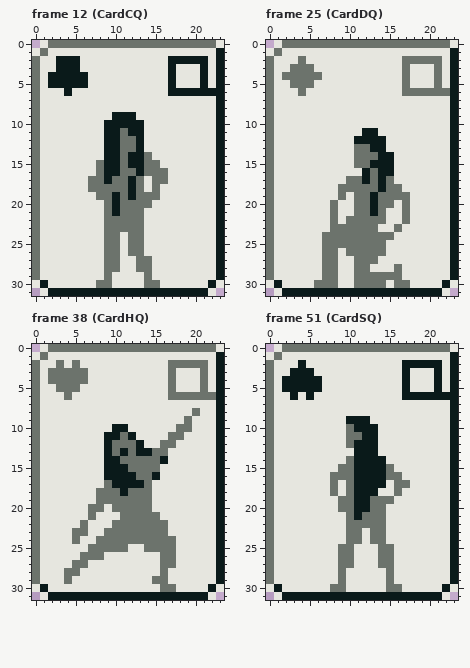
File history of a pixel-art file, assets/atlas/card.aseprite. That is the earlier state.
24x32 pixels, 61 frames. Shown: frame 12 (CardCQ), frame 25 (CardDQ), frame 38 (CardHQ), frame 51 (CardSQ). The commit also changed other frames, which this record leaves out.
After:
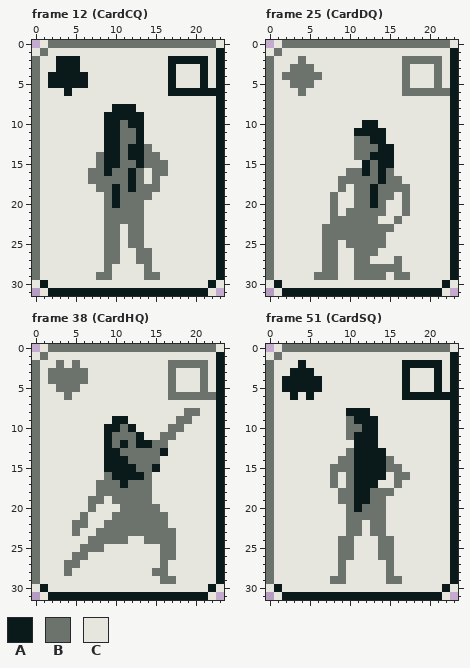
Palette (. is transparent): A #0a1a1a  B #6c736c  C #e6e6df
Change:
--- frame 12 (CardCQ), layer "face"
@@ x 5..18 @@
  7 CCCCCCCCCCCCCC
- 8 CCCCCCCCCCCCCC
- 9 CCCCCAAACCCCCC
-10 CCCCAAAAACCCCC
-11 CCCCAABAACCCCC
+ 8 CCCCCAAACCCCCC
+ 9 CCCCAAAAACCCCC
+10 CCCCAABAACCCCC
+11 CCCCAABBACCCCC
 12 CCCCAABBACCCCC
-13 CCCCAABBACCCCC
-14 CCCCAABAABCCCC
-15 CCCBAABAABBCCC
-16 CCCBAABBABBBCC
-17 CCBBABBABCBBCC
-18 CCBBBBBABCBCCC
-19 CCCBBABABBBCCC
-20 CCCCBABBBBCCCC
-21 CCCCBABBBCCCCC
+13 CCCCAABAABCCCC
+14 CCCBAABAABBCCC
+15 CCCBAABBABBBCC
+16 CCBBABBABCBBCC
+17 CCBBBBBABCBCCC
+18 CCCBBABABBBCCC
+19 CCCCBABBBBCCCC
+20 CCCCBABBBCCCCC
+21 CCCCBBBBBCCCCC
 22 CCCCBBBBBCCCCC
-23 CCCCBBBBBCCCCC
+23 CCCCBBCBBCCCCC
 24 CCCCBBCBBCCCCC
 25 CCCCBBCBBCCCCC
-26 CCCCBBCBBCCCCC
+26 CCCCBBCCBBCCCC
 27 CCCCBBCCBBCCCC
-28 CCCCBBCCBBCCCC
-29 CCCCBCCCCBCCCC
-30 CCCBBCCCCBBCCC
+28 CCCCBCCCCBCCCC
+29 CCCBBCCCCBBCCC
+30 CCCCCCCCCCCCCC
 31 AAAAAAAAAAAAAA
--- frame 25 (CardDQ), layer "face"
@@ x 4..19 @@
  9 CCCCCCCCCCCCCCCC
-10 CCCCCCCCCCCCCCCC
-11 CCCCCCCCAACCCCCC
-12 CCCCCCCAAAACCCCC
-13 CCCCCCCBBAACCCCC
-14 CCCCCCCBBBAACCCC
-15 CCCCCCCBBAAACCCC
-16 CCCCCCCCABAACCCC
-17 CCCCCCBBABABCCCC
-18 CCCCCBBBBBABBCCC
-19 CCCCCBCBBABBBBCC
-20 CCCCBCCBBABBCBCC
-21 CCCCBCCBBABCCBCC
-22 CCCCBCBBBBBCCBCC
-23 CCCCBBBBBBCCBCCC
-24 CCCBBBBBBBBBCCCC
-25 CCCBBBBBBBBCCCCC
-26 CCCBBCBBBBBCCCCC
-27 CCCBBCCBBBCCCCCC
-28 CCCBBCCBBCCCBCCC
-29 CCCBBCCBBBBBBCCC
-30 CCBBBCCBBBBCBBCC
+10 CCCCCCCCAACCCCCC
+11 CCCCCCCAAAACCCCC
+12 CCCCCCCBBAACCCCC
+13 CCCCCCCBBBAACCCC
+14 CCCCCCCBBAAACCCC
+15 CCCCCCCCABAACCCC
+16 CCCCCCBBABABCCCC
+17 CCCCCBBBBBABBCCC
+18 CCCCCBCBBABBBBCC
+19 CCCCBCCBBABBCBCC
+20 CCCCBCCBBABCCBCC
+21 CCCCBCBBBBBCCBCC
+22 CCCCBBBBBBCCBCCC
+23 CCCBBBBBBBBBCCCC
+24 CCCBBBBBBBBCCCCC
+25 CCCBBCBBBBBCCCCC
+26 CCCBBCCBBBCCCCCC
+27 CCCBBCCBBCCCBCCC
+28 CCCBBCCBBBBBBCCC
+29 CCBBBCCBBBBCBBCC
+30 CCCCCCCCCCCCCCCC
 31 AAAAAAAAAAAAAAAA
--- frame 38 (CardHQ), layer "face"
@@ x 0..23 @@
  7 BCCCCCCCCCCCCCCCCCCCCCCA
- 8 BCCCCCCCCCCCCCCCCCCCBCCA
- 9 BCCCCCCCCCCCCCCCCCCBCCCA
-10 BCCCCCCCCCAACCCCCCBBCCCA
-11 BCCCCCCCCAABACCCCBBCCCCA
-12 BCCCCCCCCABBBACCBBCCCCCA
-13 BCCCCCCCCABABAABBCCCCCCA
-14 BCCCCCCCCAABBBBBACCCCCCA
-15 BCCCCCCCCAAABBBBCCCCCCCA
-16 BCCCCCCCCAAAABBACCCCCCCA
-17 BCCCCCCCCBAAAABCCCCCCCCA
-18 BCCCCCCCBBBABBBCCCCCCCCA
-19 BCCCCCCCBBBBBBBCCCCCCCCA
-20 BCCCCCCBBCBBBBBCCCCCCCCA
-21 BCCCCCCBCCCBBBBBCCCCCCCA
-22 BCCCCCBCCCBBBBBBBCCCCCCA
-23 BCCCCBBCCBBBBBBBBCCCCCCA
-24 BCCCCBCCBBBBBBBBBBCCCCCA
-25 BCCCCCCBBBBBCCBBBBCCCCCA
-26 BCCCCCBBBCCCCCCCBBCCCCCA
-27 BCCCCBBCCCCCCCCCBBCCCCCA
-28 BCCCBBCCCCCCCCCCBCCCCCCA
-29 BCCCBCCCCCCCCCCBBCCCCCCA
-30 CACCCCCCCCCCCCCCBBCCCCAC
+ 8 BCCCCCCCCCCCCCCCCCCBBCCA
+ 9 BCCCCCCCCCAACCCCCCBBCCCA
+10 BCCCCCCCCAABACCCCBBCCCCA
+11 BCCCCCCCCABBBACCBBCCCCCA
+12 BCCCCCCCCABABAABBCCCCCCA
+13 BCCCCCCCCAABBBBBACCCCCCA
+14 BCCCCCCCCAAABBBBCCCCCCCA
+15 BCCCCCCCCAAAABBACCCCCCCA
+16 BCCCCCCCCBAAAABCCCCCCCCA
+17 BCCCCCCCBBBABBBCCCCCCCCA
+18 BCCCCCCCBBBBBBBCCCCCCCCA
+19 BCCCCCCBBCBBBBBCCCCCCCCA
+20 BCCCCCCBCCCBBBBBCCCCCCCA
+21 BCCCCCBCCCBBBBBBBCCCCCCA
+22 BCCCCBBCCBBBBBBBBCCCCCCA
+23 BCCCCBCCBBBBBBBBBBCCCCCA
+24 BCCCCCCBBBBBCCBBBBCCCCCA
+25 BCCCCCBBBCCCCCCCBBCCCCCA
+26 BCCCCBBCCCCCCCCCBBCCCCCA
+27 BCCCBBCCCCCCCCCCBCCCCCCA
+28 BCCCBCCCCCCCCCCBBCCCCCCA
+29 BCCCCCCCCCCCCCCCBBCCCCCA
+30 CACCCCCCCCCCCCCCCCCCCCAC
 31 .CAAAAAAAAAAAAAAAAAAAAC.
--- frame 51 (CardSQ), layer "face"
@@ x 6..19 @@
  7 CCCCCCCCCCCCCC
- 8 CCCCCCCCCCCCCC
- 9 CCCCAAACCCCCCC
-10 CCCCBAAACCCCCC
-11 CCCCBBAACCCCCC
-12 CCCCBAAACCCCCC
-13 CCCCCAAACCCCCC
-14 CCCCBAAAACCCCC
-15 CCCBBAAAABCCCC
-16 CCBBBAAAABBCCC
-17 CCBCBAAAACBBCC
-18 CCBCBAAACCBCCC
-19 CCCBBAABBBCCCC
-20 CCCBBAABBCCCCC
-21 CCCCBABBBCCCCC
-22 CCCCBBBBBCCCCC
+ 8 CCCCAAACCCCCCC
+ 9 CCCCBAAACCCCCC
+10 CCCCBBAACCCCCC
+11 CCCCBAAACCCCCC
+12 CCCCCAAACCCCCC
+13 CCCCBAAAACCCCC
+14 CCCBBAAAABCCCC
+15 CCBBBAAAABBCCC
+16 CCBCBAAAACBBCC
+17 CCBCBAAACCBCCC
+18 CCCBBAABBBCCCC
+19 CCCBBAABBCCCCC
+20 CCCCBABBBCCCCC
+21 CCCCBBBBBCCCCC
+22 CCCCBBCBBCCCCC
 23 CCCCBBCBBCCCCC
-24 CCCCBBCBBCCCCC
+24 CCCBBCCCBBCCCC
 25 CCCBBCCCBBCCCC
 26 CCCBBCCCBBCCCC
-27 CCCBBCCCBBCCCC
+27 CCCBCCCCCBCCCC
 28 CCCBCCCCCBCCCC
-29 CCCBCCCCCBCCCC
-30 CCBBCCCCCBBCCC
+29 CCBBCCCCCBBCCC
+30 CCCCCCCCCCCCCC
 31 AAAAAAAAAAAAAA
Boxes around the changes in both pictures, in picture pixels (x1, y1, x2, y2):
changed: (88, 104, 168, 288)
changed: (314, 120, 410, 288)
changed: (64, 408, 192, 592)
changed: (330, 408, 410, 592)
